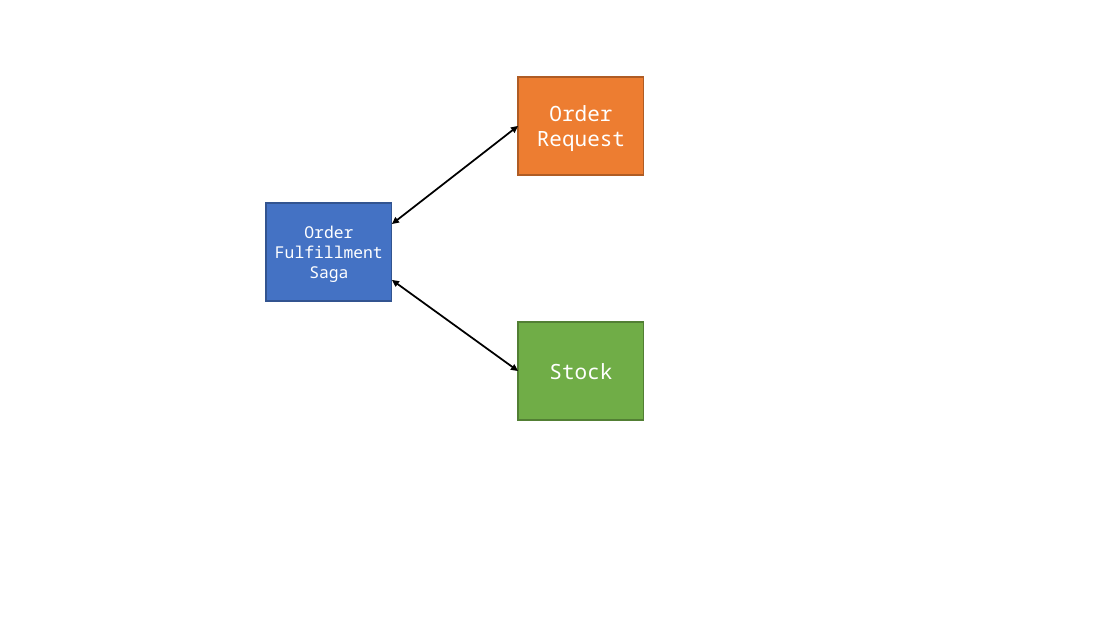
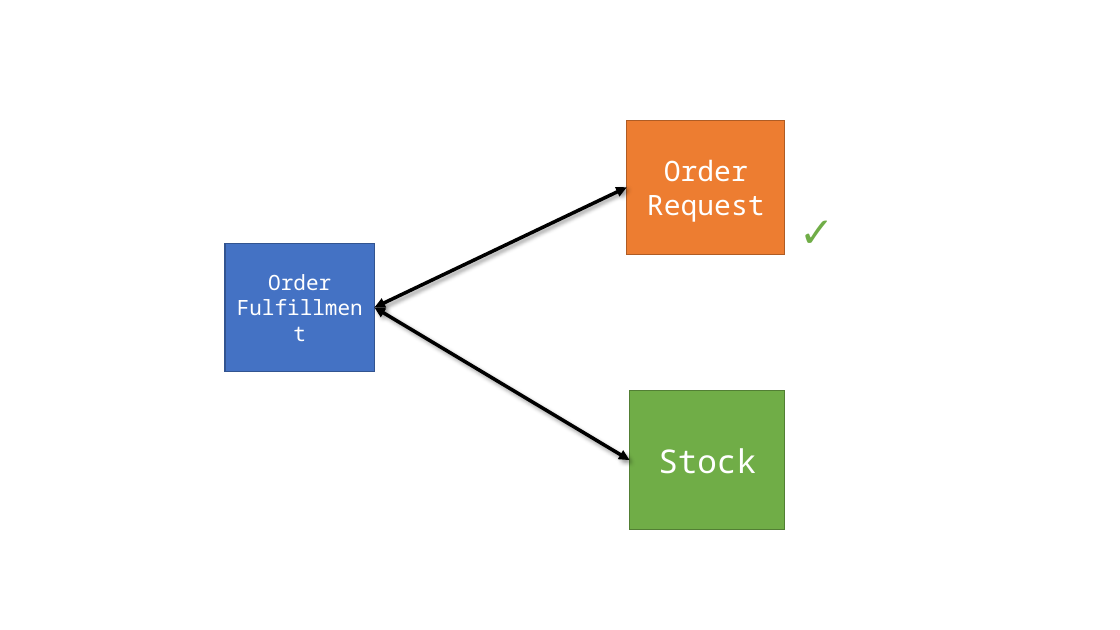
Before and after one commit to jbogard/presentations, a slide deck: slide 123 of LifeBeyondDistributedTransactions/LifeBeyondDistributedTransactions.pptx (slide 93 before the commit). Drawn at 1120x630 pixels with LibreOffice and Linux fonts; fonts in the diff are those of the drawing. Boxes give left, top, right and bottom in pixels: in the first picture for what was removed or moved away, otherwise in the second. Text is boxed around its words. In the diff, an @@ line names an element or a change of style, - is before the commit and + after.

```diff
--- a/LifeBeyondDistributedTransactions/LifeBeyondDistributedTransactions.pptx
+++ b/LifeBeyondDistributedTransactions/LifeBeyondDistributedTransactions.pptx
@@ double arrow removed from (392, 224) to (518, 126) @@
@@ rectangle "Order Request": place and size @@
-rectangle "Order Request" at box(518, 77, 644, 176)
+rectangle "Order Request" at box(627, 120, 785, 254)
@@ rectangle "Order Request" at box(627, 120, 785, 254): size 18 to 24 pt @@
@@ double arrow added from (375, 308) to (627, 187), #000000 3 pt @@
@@ text added at box(791, 201, 840, 260), 36 pt, text #70AD47 @@
+✓
@@ rectangle "Order Fulfillment": place and size @@
-rectangle "Order Fulfillment" at box(266, 203, 392, 302)
+rectangle "Order Fulfillment" at box(225, 243, 375, 371)
@@ text in rectangle at box(268, 274, 331, 290): text changed; size 14 to 18 pt @@
-Order Fulfillment Saga
+Order Fulfillment
@@ double arrow removed from (392, 280) to (518, 371) @@
@@ double arrow added from (375, 308) to (629, 460), #000000 3 pt @@
@@ rectangle "Stock": place and size @@
-rectangle "Stock" at box(518, 322, 644, 420)
+rectangle "Stock" at box(629, 391, 785, 530)
@@ rectangle "Stock" at box(629, 391, 785, 530): size 18 to 28 pt @@
```
Also in this commit, not shown: 12 other slides changed, 53 slides added, 5 slides removed, 4 other files.
